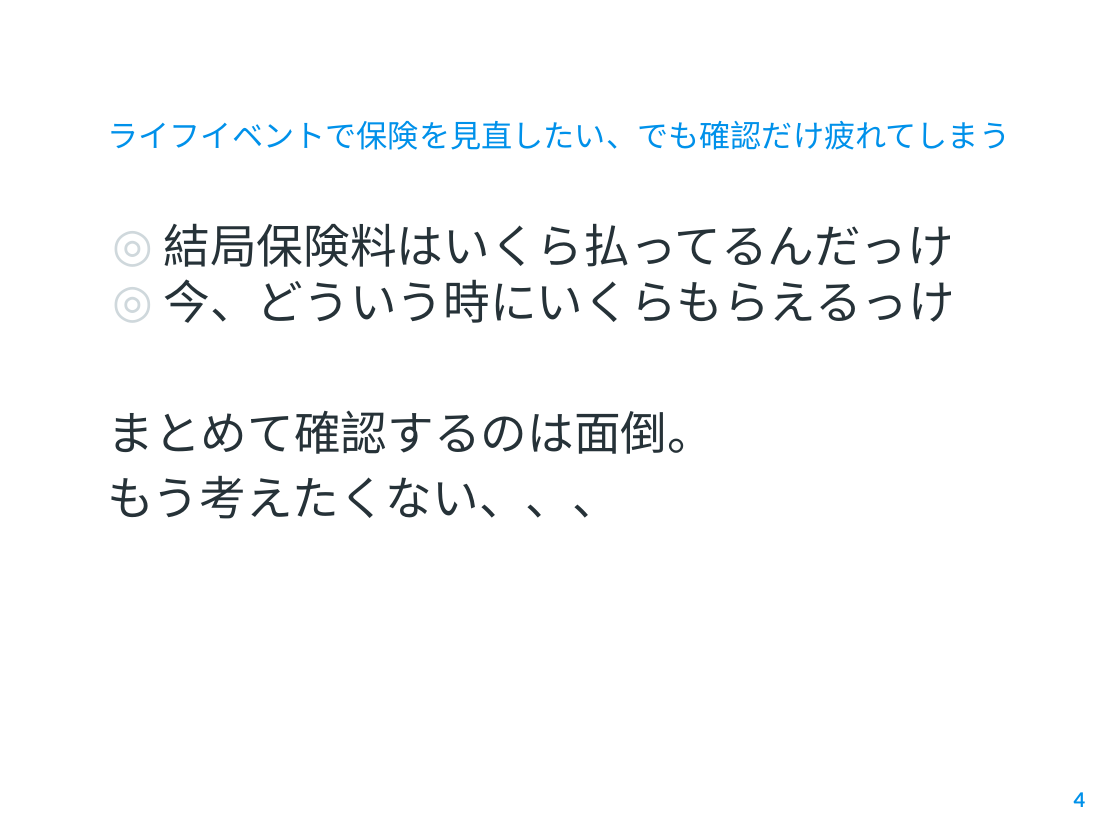
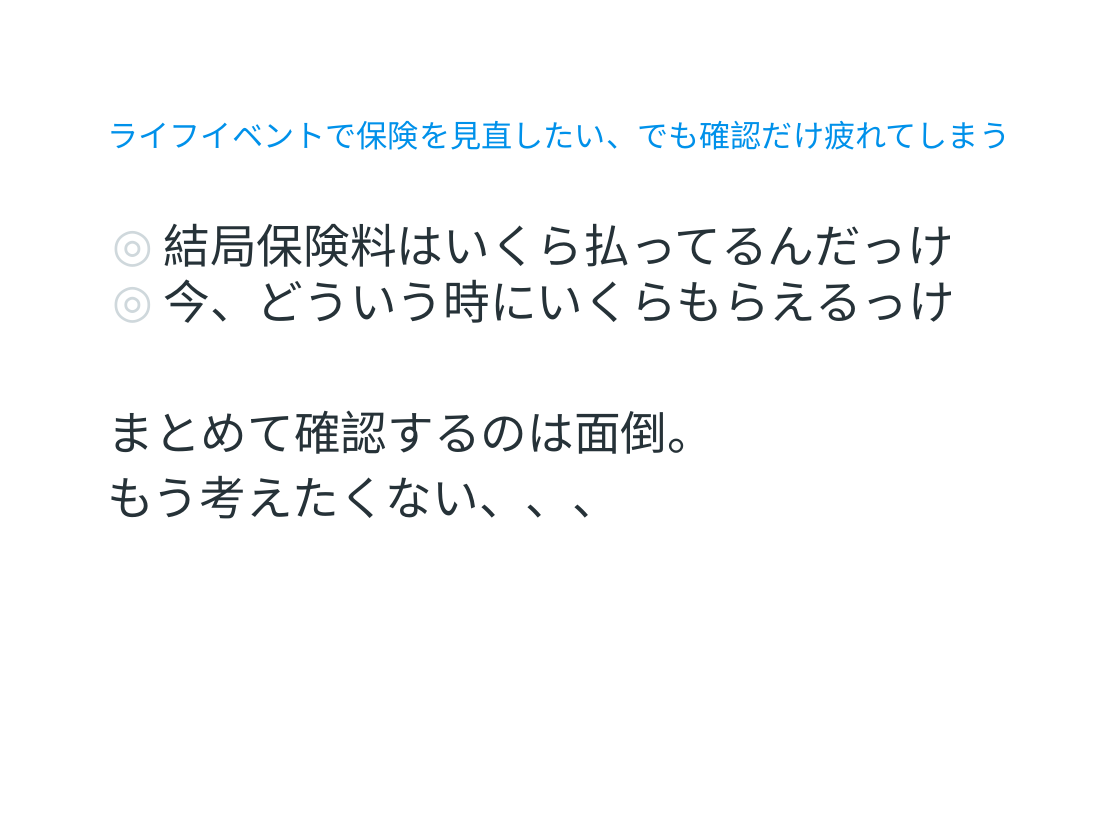
Before and after one commit to Orimai05/arritateam, a slide deck: slide 4 of slide/20190424-25_kaizen_bootcamp.pptx. Drawn at 1120x840 pixels with LibreOffice and Linux fonts; fonts in the diff are those of the drawing; background and template pictures are left out. Boxes give left, top, right and bottom in pixels: in the first picture for what was removed or moved away, otherwise in the second. Text is boxed around its words. In the diff, an @@ line names an element or a change of style, - is before the commit and + after.

```diff
--- a/slide/20190424-25_kaizen_bootcamp.pptx
+++ b/slide/20190424-25_kaizen_bootcamp.pptx
@@ page number removed at (1074, 792, 1086, 807) @@
-4
```
Also in this commit, not shown: 3 other slides changed, 3 other files.
